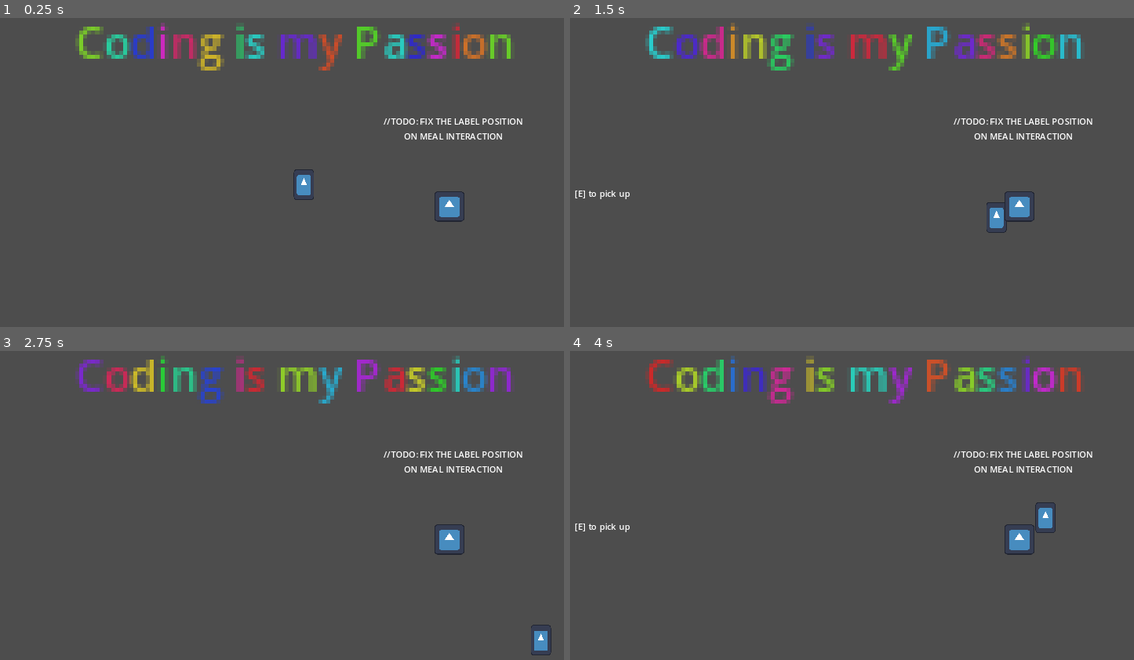
Above: before the commit, frames 1-4 (two rows, left to right).
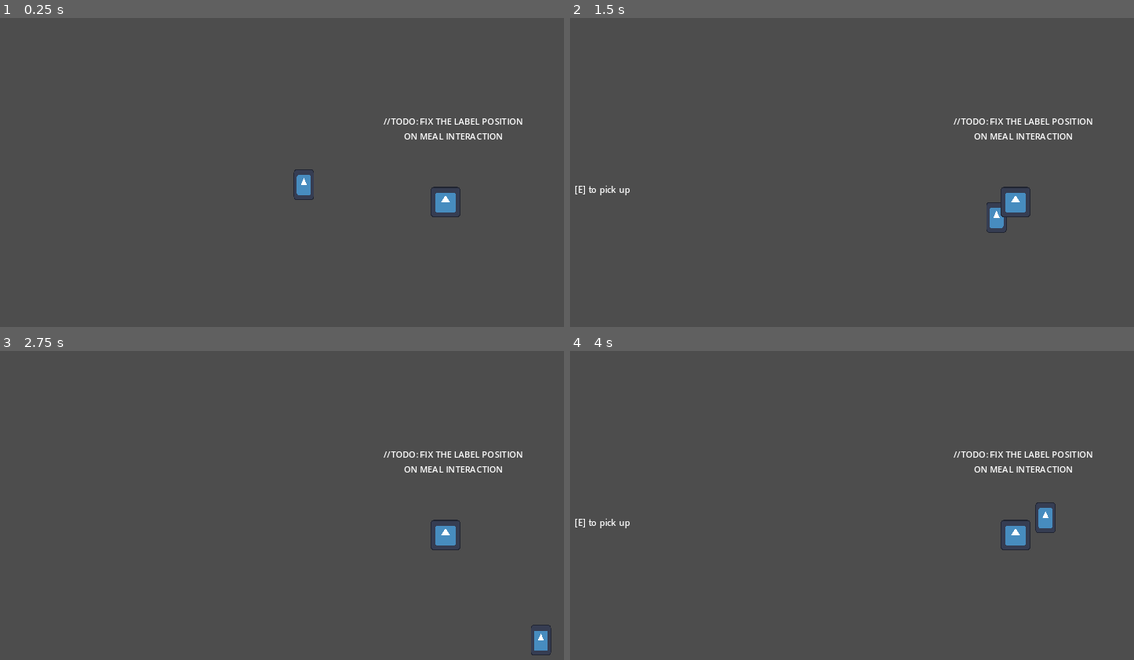
Above: after the commit, the same moments.

Repository: NuTrynity/Little-Cat-Cafe
Game: Godot game, scene res://scene_0.tscn
Same seed, same stepped clock (60 frames per second), same inputs: the game is played once before the commit and once after it. The engine's default icon, where the game draws it, is replaced by a stand-in: a white triangle on a blue panel in a dark square.
Inputs:
- Up to frame 1 (0.25 s): no input
- Up to frame 2 (1.5 s): tap Enter (ui_accept) at 0.5, 0.77 s; hold Right (move_right) 0.53-1.28 s; hold E (interact) 0.53-1.28 s; hold S (move_down) from 1.28 s (still down); tap E (interact) at 1.35 s
- Up to frame 3 (2.75 s): tap Enter (ui_accept) at 1.52 s; release S (move_down) at 2.03 s; hold Right (move_right) from 2.03 s (still down); hold E (interact) from 2.03 s (still down)
- Up to frame 4 (4 s): release Right (move_right) at 2.78 s; release E (interact) at 2.78 s; hold W (move_up) 2.78-3.53 s; tap E (interact) at 2.85 s; tap Enter (ui_accept) at 3.02, 3.77 s; hold A (move_left) from 3.53 s (still down); hold E (interact) from 3.53 s (still down)

The runs differ from the first frame. In frame 1, 3.9% of the frame differs, in the area x 13-91%, y 1-66%; in frame 2, 4.0%, in the area x 0-91%, y 1-66%; in frame 3, 3.9%; in frame 4, 4.0%.

Commit message:
added placeholder sprites and a test tilemap

Diff:
--- a/Nodes/CharacterNodes/cat.tscn
+++ b/Nodes/CharacterNodes/cat.tscn
@@ -1,7 +1,7 @@
 [gd_scene load_steps=4 format=3 uid="uid://p8f1yfir4e6i"]
 
 [ext_resource type="Script" path="res://Scripts/CharacterScripts/Cat.gd" id="1_g66q0"]
-[ext_resource type="Texture2D" uid="uid://dihxiy5pndnot" path="res://icon.svg" id="2_66di3"]
+[ext_resource type="Texture2D" uid="uid://bkkq5gfpken81" path="res://Sprites/placeholder sprites/cat.png" id="2_o7gnp"]
 
 [sub_resource type="CapsuleShape2D" id="CapsuleShape2D_e0frg"]
 
@@ -10,7 +10,7 @@
 script = ExtResource("1_g66q0")
 
 [node name="CatSprite" type="Sprite2D" parent="."]
-texture = ExtResource("2_66di3")
+texture = ExtResource("2_o7gnp")
 
 [node name="CollisionShape2D" type="CollisionShape2D" parent="."]
 rotation = 1.5708
--- a/project.godot
+++ b/project.godot
@@ -25,6 +25,10 @@
 window/size/window_height_override=360
 window/stretch/mode="canvas_items"
 window/stretch/aspect="keep_height"
+
+[dotnet]
+
+project/assembly_name="GWJ_Project"
 
 [filesystem]
 
--- a/scene_0.tscn
+++ b/scene_0.tscn
@@ -1,7 +1,39 @@
-[gd_scene load_steps=3 format=3 uid="uid://bi18vgrte8p7r"]
+[gd_scene load_steps=12 format=3 uid="uid://bi18vgrte8p7r"]
 
 [ext_resource type="PackedScene" uid="uid://ccd36gjbdqg85" path="res://Nodes/CharacterNodes/player.tscn" id="1_5ew65"]
 [ext_resource type="PackedScene" uid="uid://ccj36o3ms00es" path="res://Nodes/Templates/meal_template.tscn" id="2_is6ru"]
+[ext_resource type="Texture2D" uid="uid://b74ywh15xssbc" path="res://Sprites/placeholder sprites/circle.png" id="3_dell3"]
+[ext_resource type="Texture2D" uid="uid://blrr0cda1r7o1" path="res://Sprites/placeholder sprites/diamond.png" id="4_5jd3c"]
+[ext_resource type="Texture2D" uid="uid://cqr7o43frrdiv" path="res://Sprites/placeholder sprites/square.png" id="5_w0a7h"]
+[ext_resource type="Texture2D" uid="uid://cdcy8g4m6w5x6" path="res://Sprites/placeholder sprites/triangle.png" id="6_vtal8"]
+
+[sub_resource type="TileSetAtlasSource" id="TileSetAtlasSource_jwwdi"]
+texture = ExtResource("3_dell3")
+texture_region_size = Vector2i(128, 128)
+use_texture_padding = false
+0:0/0 = 0
+
+[sub_resource type="TileSetAtlasSource" id="TileSetAtlasSource_65uek"]
+texture = ExtResource("4_5jd3c")
+texture_region_size = Vector2i(128, 128)
+0:0/0 = 0
+
+[sub_resource type="TileSetAtlasSource" id="TileSetAtlasSource_r2apn"]
+texture = ExtResource("5_w0a7h")
+texture_region_size = Vector2i(128, 128)
+0:0/0 = 0
+
+[sub_resource type="TileSetAtlasSource" id="TileSetAtlasSource_ucrek"]
+texture = ExtResource("6_vtal8")
+texture_region_size = Vector2i(128, 128)
+0:0/0 = 0
+
+[sub_resource type="TileSet" id="TileSet_m4xsq"]
+tile_size = Vector2i(128, 128)
+sources/0 = SubResource("TileSetAtlasSource_jwwdi")
+sources/1 = SubResource("TileSetAtlasSource_65uek")
+sources/2 = SubResource("TileSetAtlasSource_r2apn")
+sources/3 = SubResource("TileSetAtlasSource_ucrek")
 
 [node name="scene_0" type="Node2D"]
 
@@ -11,6 +43,7 @@
 [node name="UI" type="CanvasLayer" parent="."]
 
 [node name="RichTextLabel" type="RichTextLabel" parent="UI"]
+visible = false
 anchors_preset = 5
 anchor_left = 0.5
 anchor_right = 0.5
@@ -33,4 +66,10 @@
 vertical_alignment = 1
 
 [node name="MealTemplate" parent="." instance=ExtResource("2_is6ru")]
-position = Vector2(871, 359)
+position = Vector2(864, 351)
+
+[node name="TileMap" type="TileMap" parent="."]
+visible = false
+tile_set = SubResource("TileSet_m4xsq")
+format = 2
+layer_0/tile_data = PackedInt32Array(0, 0, 0, 1, 1, 0, 65537, 1, 0, 65538, 2, 0, 65536, 2, 0, 131072, 2, 0, 131073, 3, 0, 131074, 3, 0, 65539, 3, 0, 131075, 3, 0)
Binary file added: Sprites/placeholder sprites/big bordered square.png
Not shown, added: Sprites/placeholder sprites/big bordered square.png.import
Binary file added: Sprites/placeholder sprites/bordered square.png
Not shown, added: Sprites/placeholder sprites/bordered square.png.import
Binary file added: Sprites/placeholder sprites/cat.png
Not shown, added: Sprites/placeholder sprites/cat.png.import
Binary file added: Sprites/placeholder sprites/circle.png
Not shown, added: Sprites/placeholder sprites/circle.png.import
Binary file added: Sprites/placeholder sprites/diamond.png
Not shown, added: Sprites/placeholder sprites/diamond.png.import
Binary file added: Sprites/placeholder sprites/square.png
Not shown, added: Sprites/placeholder sprites/square.png.import
(and 2 more such lines)
